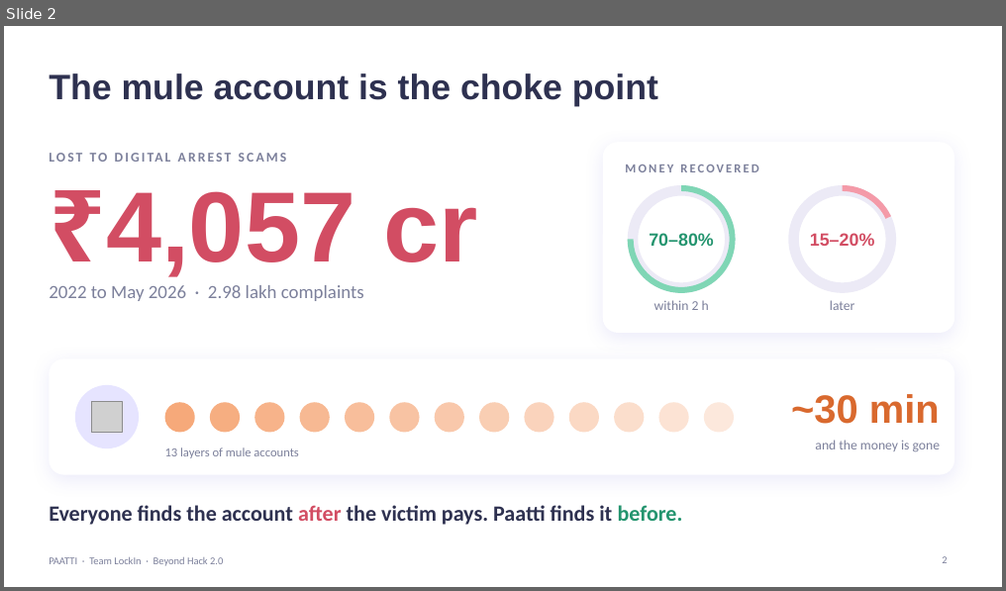
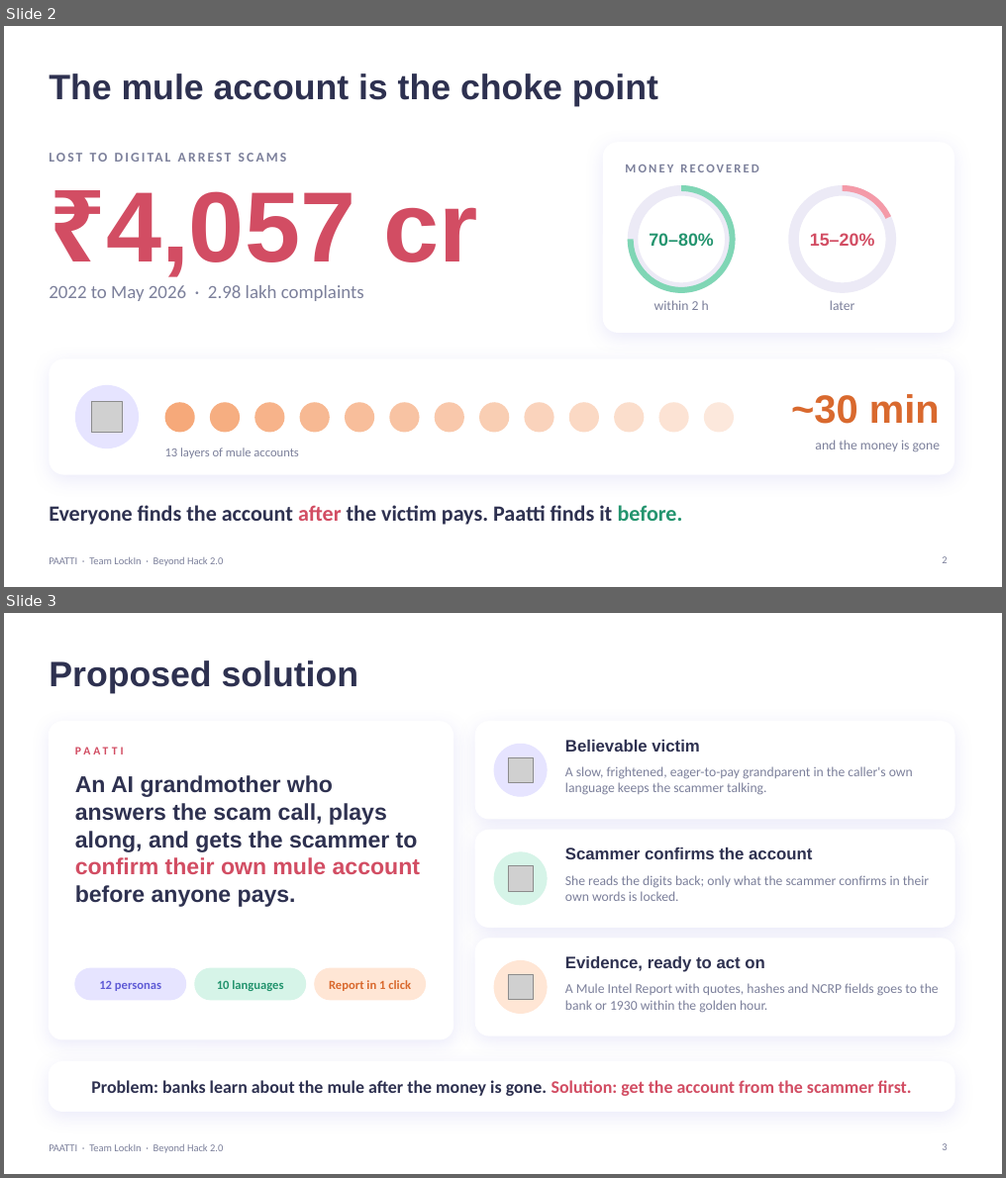
Before and after one commit to Rayaanarora/Paatti, a slide deck: docs/Paatti_BeyondHack2_soft.pptx. Shown one above the other, each under a label of ours: slide 2 before the commit, slides 2 and 3 after it. The pictures are 1006x591 and 1006x1178 pixels, drawn with LibreOffice and Linux fonts; fonts in the diff are those of the drawing; grey boxes stand for pictures; background and template pictures are left out. Boxes give left, top, right and bottom in pixels: in the first picture for what was removed or moved away, otherwise in the second. Text is boxed around its words. In the diff, an @@ line names an element or a change of style, - is before the commit and + after.

```diff
--- a/docs/Paatti_BeyondHack2_soft.pptx
+++ b/docs/Paatti_BeyondHack2_soft.pptx
@@ slide 3 added at box(4, 613, 1002, 1174), background picture (left out); not listed: 1 template element that a slide beside it also shows @@
@@ title added at box(49, 661, 359, 693), 34 pt, text #2E3150, bold @@
+Proposed solution
@@ rounded rectangle added at box(49, 722, 453, 1040), fill #FFFFFF, outline #FFFFFF 1 pt @@
@@ rounded rectangle added at box(475, 722, 954, 819), fill #FFFFFF, outline #FFFFFF 1 pt @@
@@ text added at box(75, 744, 435, 766), 11 pt, text #D24D63, bold @@
+PAATTI
@@ ellipse added at box(494, 744, 547, 796), fill #E6E4FF, outline #E6E4FF 1 pt @@
@@ picture added at box(508, 758, 534, 783) @@
@@ text added at box(565, 740, 699, 752), 16 pt, text #2E3150, bold @@
+Believable victim
@@ text added at box(75, 775, 420, 907), 22 pt, text #2E3150, bold @@
+An AI grandmother who answers the scam call, plays along, and gets the scammer to confirm their own mule account before anyone pays.
@@ text added at box(565, 766, 913, 795), 13 pt, text #7C809B @@
+A slow, frightened, eager-to-pay grandparent in the caller's own language keeps the scammer talking.
@@ rounded rectangle added at box(475, 830, 954, 928), fill #FFFFFF, outline #FFFFFF 1 pt @@
@@ text added at box(565, 848, 812, 860), 16 pt, text #2E3150, bold @@
+Scammer confirms the account
@@ ellipse added at box(494, 853, 547, 905), fill #D6F4E8, outline #D6F4E8 1 pt @@
@@ picture added at box(508, 866, 534, 891) @@
@@ text added at box(565, 875, 929, 901), 13 pt, text #7C809B @@
+She reads the digits back; only what the scammer confirms in their own words is locked.
@@ rounded rectangle added at box(475, 939, 954, 1036), fill #FFFFFF, outline #FFFFFF 1 pt @@
@@ rounded rectangle added at box(75, 968, 186, 1000), fill #E6E4FF, outline #E6E4FF 1 pt @@
@@ rounded rectangle added at box(195, 968, 306, 1000), fill #D6F4E8, outline #D6F4E8 1 pt @@
@@ rounded rectangle added at box(315, 968, 426, 1000), fill #FFE6D5, outline #FFE6D5 1 pt @@
@@ ellipse added at box(494, 961, 547, 1014), fill #FFE6D5, outline #FFE6D5 1 pt @@
@@ text added at box(565, 957, 764, 972), 16 pt, text #2E3150, bold @@
+Evidence, ready to act on
@@ text added at box(99, 981, 161, 991), 12 pt, text #5F5BD6, bold @@
+12 personas
@@ text added at box(217, 980, 283, 991), 12 pt, text #23946E, bold @@
+10 languages
@@ text added at box(329, 980, 411, 991), 12 pt, text #D9692E, bold @@
+Report in 1 click
@@ picture added at box(508, 974, 534, 1000) @@
@@ text added at box(565, 983, 939, 1013), 13 pt, text #7C809B @@
+A Mule Intel Report with quotes, hashes and NCRP fields goes to the bank or 1930 within the golden hour.
@@ rounded rectangle added at box(49, 1062, 954, 1112), fill #FFFFFF, outline #FFFFFF 1 pt @@
@@ text added at box(91, 1080, 912, 1096), 17 pt, text #2E3150, bold @@
+Problem: banks learn about the mule after the money is gone. Solution: get the account from the scammer first.
@@ page number added at box(942, 1144, 946, 1151), 10 pt, text #7C809B @@
+3
```
Also in this commit, not shown: 4 slides changed, 3 other slides added.
